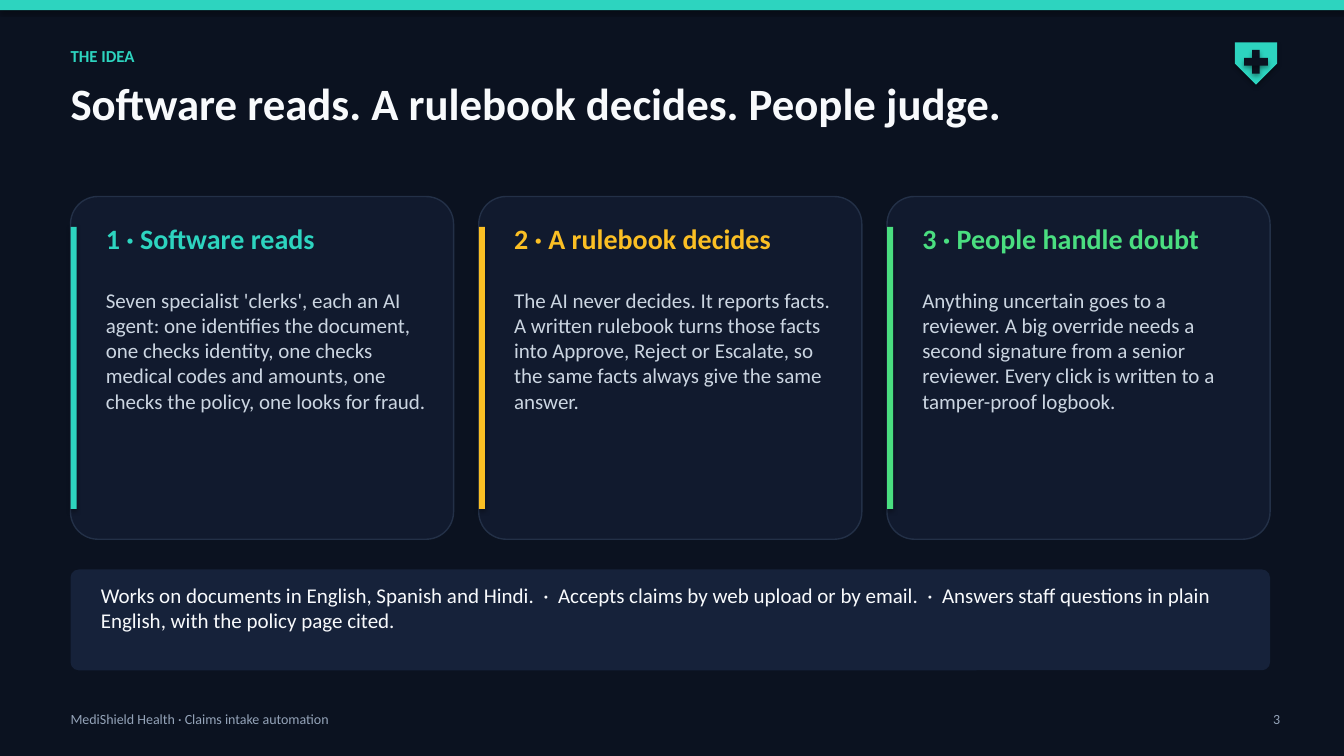
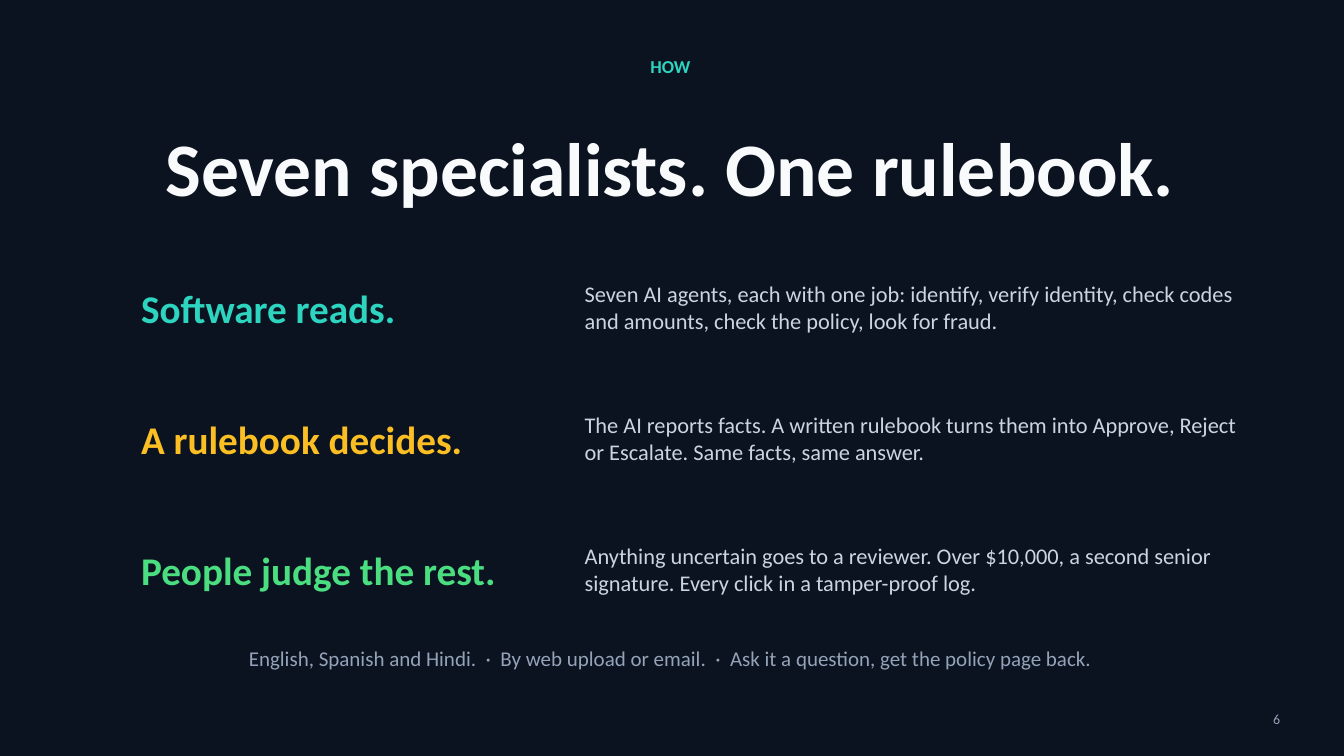
Before and after one commit to raghav010126/Capstone, a slide deck: slide 5 of docs/MediShield_capstone.pptx (slide 3 before the commit). Drawn at 1344x756 pixels with LibreOffice and Linux fonts; fonts in the diff are those of the drawing. Boxes give left, top, right and bottom in pixels: in the first picture for what was removed or moved away, otherwise in the second. Text is boxed around its words. In the diff, an @@ line names an element or a change of style, - is before the commit and + after.

```diff
--- a/docs/MediShield_capstone.pptx
+++ b/docs/MediShield_capstone.pptx
@@ rectangle removed at [0,0,1344,10] @@
@@ text removed at [71,51,134,62] @@
-THE IDEA
@@ pentagon arrow removed at [1235,42,1277,85] @@
@@ rectangle removed at [1244,58,1268,67] @@
@@ rectangle removed at [1252,50,1260,75] @@
@@ text removed at [71,88,1001,128] @@
-Software reads. A rulebook decides. People judge.
@@ text added at [650,61,690,73], 13 pt, text #2DD4BF, bold @@
+HOW
@@ text added at [165,143,1174,208], 54 pt, text #F8FAFC, bold @@
+Seven specialists. One rulebook.
@@ rounded rectangle removed at [71,197,454,539] @@
@@ rounded rectangle removed at [479,197,862,539] @@
@@ rounded rectangle removed at [887,197,1270,539] @@
@@ rectangle removed at [71,227,77,509] @@
@@ rectangle removed at [479,227,485,509] @@
@@ rectangle removed at [887,227,893,509] @@
@@ text removed at [922,229,1199,254] @@
-3 · People handle doubt
@@ text removed at [106,293,426,413] @@
-Seven specialist 'clerks', each an AI agent: one identifies the document, one checks identity, one checks medical codes and amounts, one checks the policy, one looks for fraud.
@@ text at [141,295,396,324]: text changed; size 20 to 28 pt @@
-1 · Software reads
+Software reads.
@@ text added at [585,286,1233,333], 16 pt, text #CBD5E1 @@
+Seven AI agents, each with one job: identify, verify identity, check codes and amounts, check the policy, look for fraud.
@@ text at [585,417,1236,463]: text changed; size 15 to 16 pt @@
-The AI never decides. It reports facts. A written rulebook turns those facts into Approve, Reject or Escalate, so the same facts always give the same answer.
+The AI reports facts. A written rulebook turns them into Approve, Reject or Escalate. Same facts, same answer.
@@ text at [141,426,463,455]: text changed; size 20 to 28 pt @@
-2 · A rulebook decides
+A rulebook decides.
@@ vertical alignment top to middle in 4 elements at [141,295,396,324], [141,426,463,455], [585,417,1236,463], [585,548,1210,595] @@
@@ text added at [141,557,495,592], 28 pt, text #4ADE80, bold @@
+People judge the rest.
@@ text at [585,548,1210,595]: text changed; size 15 to 16 pt @@
-Anything uncertain goes to a reviewer. A big override needs a second signature from a senior reviewer. Every click is written to a tamper-proof logbook.
+Anything uncertain goes to a reviewer. Over $10,000, a second senior signature. Every click in a tamper-proof log.
@@ rounded rectangle removed at [71,570,1270,670] @@
@@ text at [249,651,1091,670]: text changed; text colour #F8FAFC to #94A3B8 @@
-Works on documents in English, Spanish and Hindi. · Accepts claims by web upload or by email. · Answers staff questions in plain English, with the policy page cited.
+English, Spanish and Hindi. · By web upload or email. · Ask it a question, get the policy page back.
@@ text removed at [71,714,329,724] @@
-MediShield Health · Claims intake automation
@@ text at [1273,714,1280,724]: text changed @@
-3
+6
```
Also in this commit, not shown: 5 other slides changed, 7 slides added, 3 slides removed, 1 other file.
